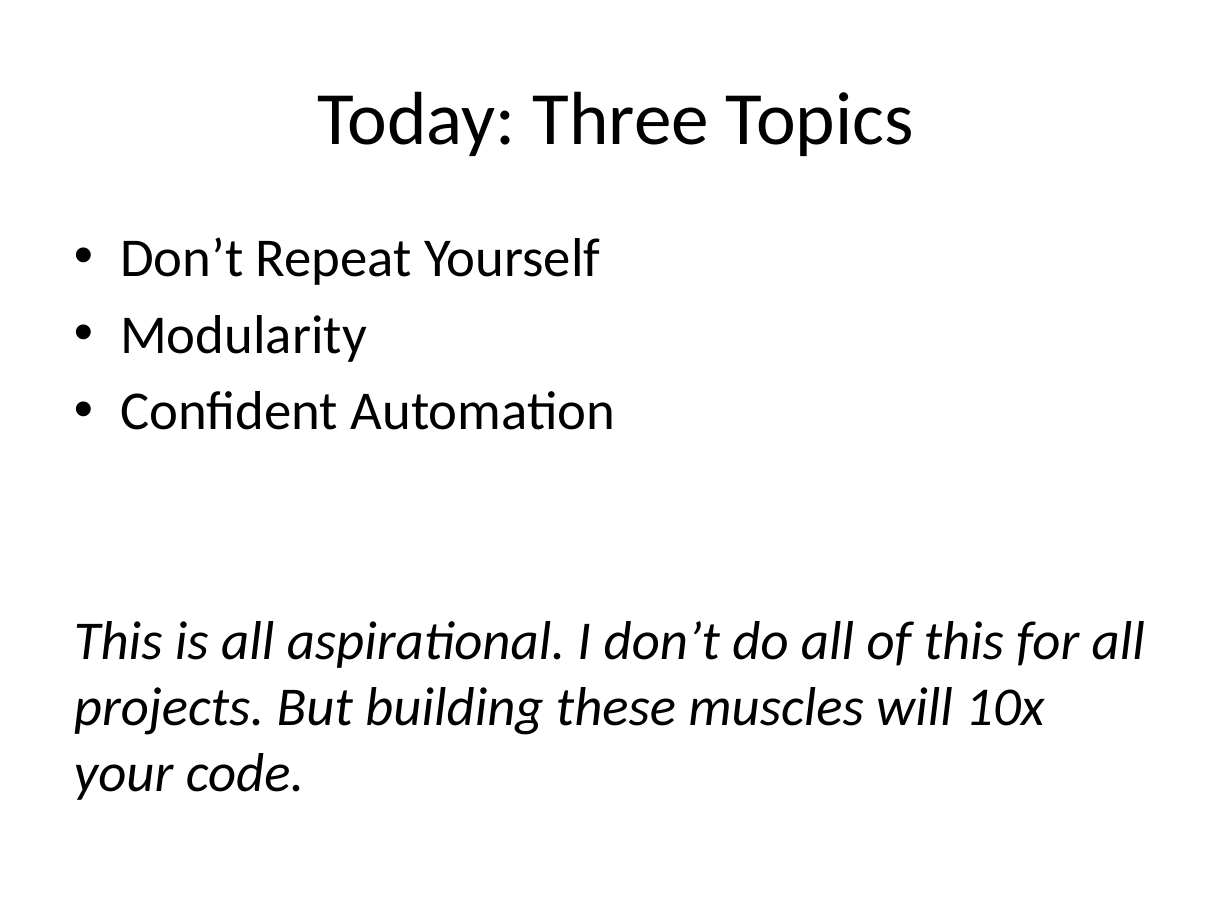
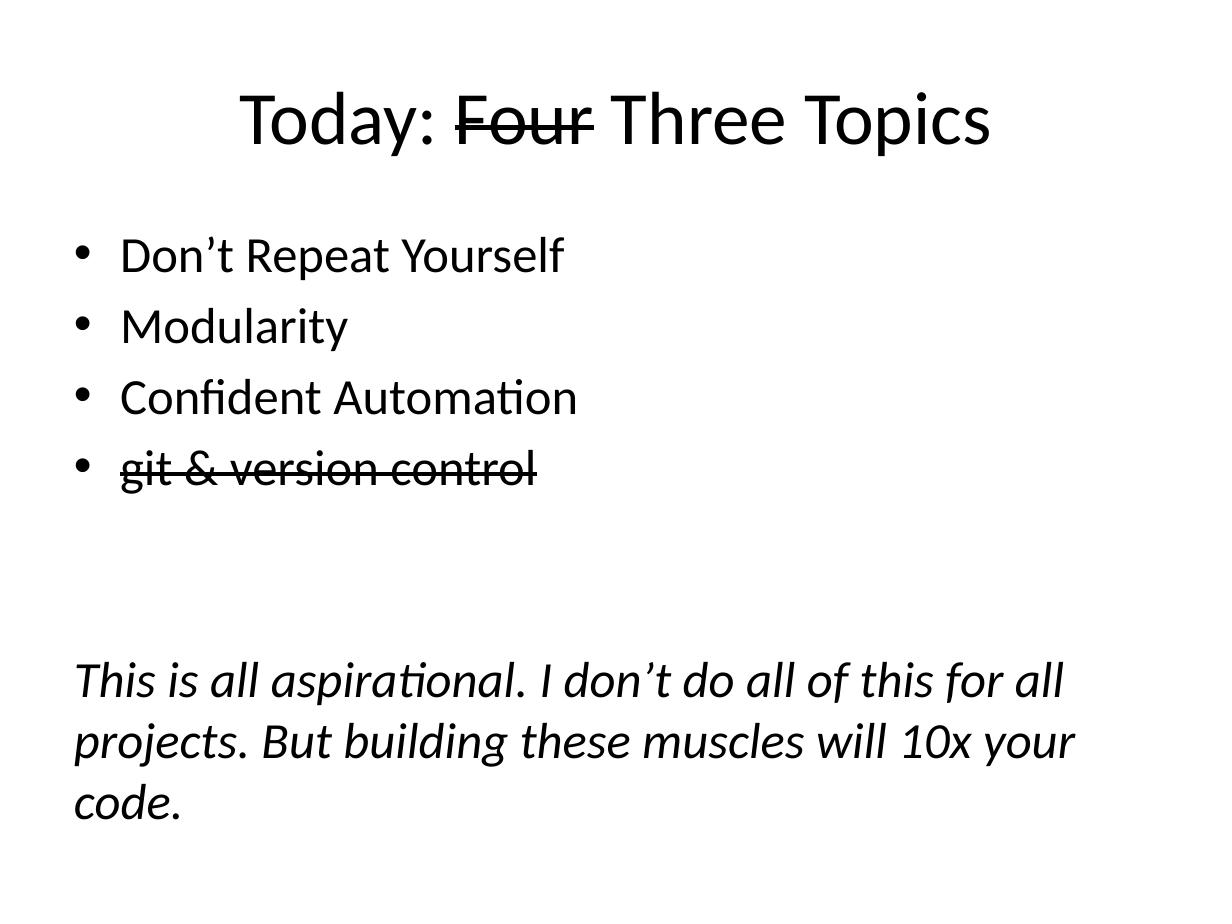
Before and after one commit to jtannen/r-for-datascience, a slide deck: slide 7 of session-5-engineering/session-5-engineering.pptx. Drawn at 1232x924 pixels with LibreOffice and Linux fonts; fonts in the diff are those of the drawing. Boxes give left, top, right and bottom in pixels: in the first picture for what was removed or moved away, otherwise in the second. Text is boxed around its words. In the diff, an @@ line names an element or a change of style, - is before the commit and + after.

```diff
--- a/session-5-engineering/session-5-engineering.pptx
+++ b/session-5-engineering/session-5-engineering.pptx
@@ title at (239, 91, 992, 156): text changed @@
-Today: Three Topics
+Today: Four Three Topics
@@ text at (74, 236, 1075, 820): size 32 to 29.6 pt in "Don’t Repeat Yourself", "Modularity", "Confident Automation", "This is all aspirational. I don’t do ..." @@
@@ text at (120, 450, 536, 494): paragraph added @@
+• git & version control
```
Also in this commit, not shown: 6 other slides changed, 4 slides added, 1 slide removed, 5 other files.
